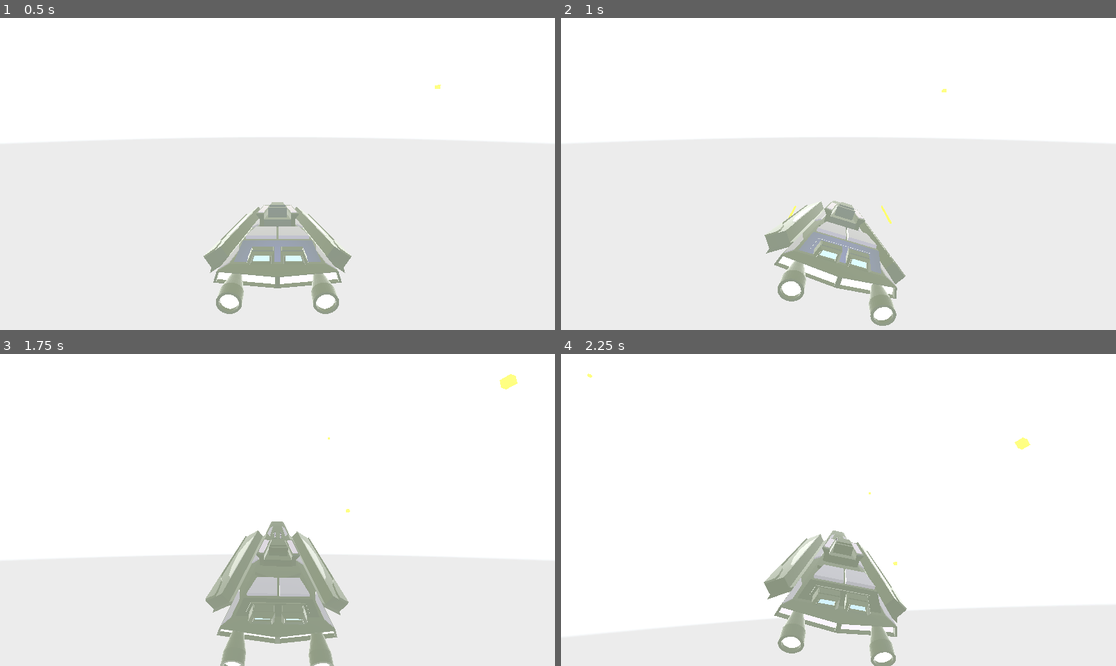
Above: before the commit, frames 1-4 (two rows, left to right).
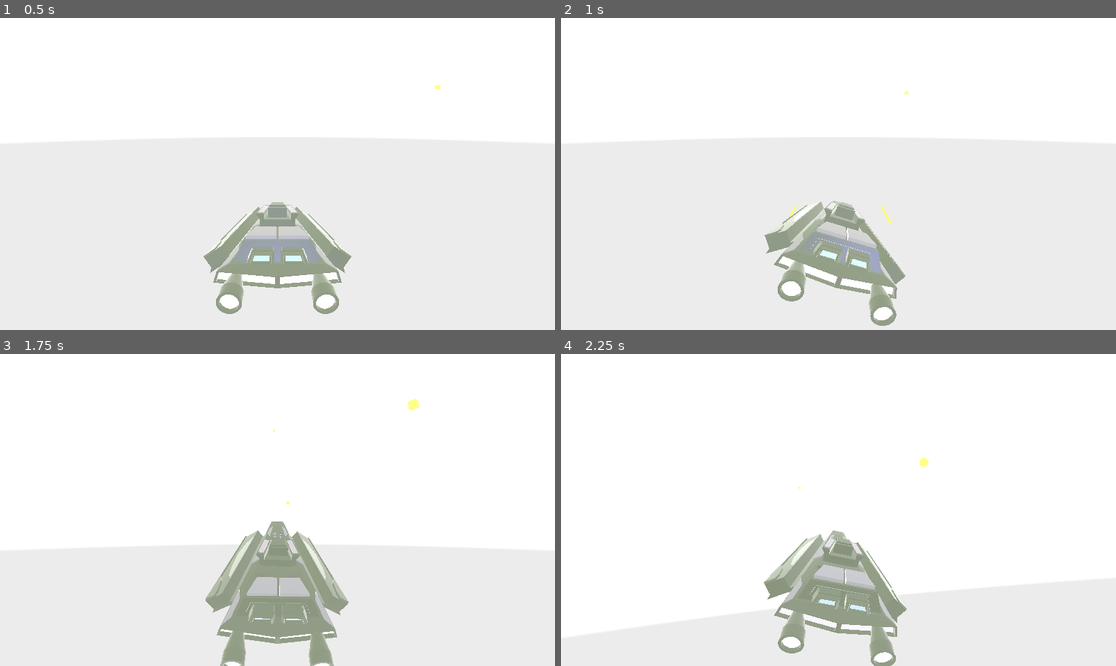
Above: after the commit, the same moments.

Repository: fixitman/g-multi
Game: Godot game, scene res://scenes/3d.tscn
The game is run twice, just before and just after one commit, with the same random seed, the same clock (stepped at 60 frames per second) and the same inputs. The engine's default icon, where the game draws it, is replaced by a stand-in: a white triangle on a blue panel in a dark square. A sky picture missing from this copy of the repository is replaced by a grey-blue gradient.
Inputs (mouse positions are in pixels of both pictures, inside the frame that each line leads up to):
- Up to frame 1 (0.5 s): no input
- Up to frame 2 (1 s): tap Enter (ui_accept) at 0.5, 0.77 s; move the mouse to (960, 158) at 0.52 s; hold Right (right) from 0.53 s (still down); hold Space (shoot) from 0.53 s (still down); click (960, 158) at 0.67 s; tap Ctrl (micro, bound only after the commit) at 0.8 s
- Up to frame 3 (1.75 s): move the mouse to (166, 525) at 1.27 s; release Right (right) at 1.28 s; release Space (shoot) at 1.28 s; hold Down (down) from 1.28 s (still down); tap Ctrl (micro, bound only after the commit) at 1.35 s; tap Enter (ui_accept) at 1.52 s; tap Space (shoot) at 1.55 s
- Up to frame 4 (2.25 s): move the mouse to (894, 441) at 2.02 s; release Down (down) at 2.03 s; hold Right (right) from 2.03 s (still down); hold Space (shoot) from 2.03 s (still down)

Frame 1 is identical in both runs. In frame 2, less than 0.1% of the frame differs, in the area x 56-70%, y 22-82%; in frame 3, 0.2%, in the area x 46-94%, y 6-63%; in frame 4, 0.1%.

Commit message:
added lock box and micro control

Diff:
--- a/project.godot
+++ b/project.godot
@@ -59,3 +59,8 @@
 , Object(InputEventMouseButton,"resource_local_to_scene":false,"resource_name":"","device":-1,"window_id":0,"alt_presse …(244 unchanged characters)…
 ]
 }
+micro={
+"deadzone": 0.2,
+"events": [Object(InputEventKey,"resource_local_to_scene":false,"resource_name":"","device":-1,"window_id":0,"alt_pressed":false,"shift_pressed":false,"ctrl_pressed":false,"meta_pressed":false,"pressed":false,"keycode":0,"physical_keycode":4194326,"key_label":0,"unicode":0,"location":0,"echo":false,"script":null)
+]
+}
--- a/scenes/3d.tscn
+++ b/scenes/3d.tscn
@@ -43,4 +43,4 @@
 [node name="Range_Finder" type="Node3D" parent="ship"]
 script = ExtResource("5_kyai6")
 
-[node name="Control" parent="." instance=ExtResource("4_yhftu")]
+[node name="hud" parent="." instance=ExtResource("4_yhftu")]
--- a/scenes/hud.tscn
+++ b/scenes/hud.tscn
@@ -1,4 +1,7 @@
-[gd_scene format=3 uid="uid://d23wigjk32nb3"]
+[gd_scene load_steps=3 format=3 uid="uid://d23wigjk32nb3"]
+
+[ext_resource type="Script" uid="uid://bcou8avgm765q" path="res://scripts/hud.gd" id="1_oo0fn"]
+[ext_resource type="Script" uid="uid://bnlkxqim5bv8g" path="res://scripts/color_rect.gd" id="2_5ysmq"]
 
 [node name="Control" type="Control"]
 layout_mode = 3
@@ -7,6 +10,7 @@
 anchor_bottom = 1.0
 grow_horizontal = 2
 grow_vertical = 2
+script = ExtResource("1_oo0fn")
 
 [node name="ColorRect" type="ColorRect" parent="."]
 layout_mode = 1
@@ -21,3 +25,13 @@
 offset_bottom = -89.0
 grow_horizontal = 2
 grow_vertical = 2
+script = ExtResource("2_5ysmq")
+
+[node name="lock_indicator" type="ColorRect" parent="."]
+visible = false
+layout_mode = 0
+offset_left = 554.0
+offset_top = 214.0
+offset_right = 594.0
+offset_bottom = 254.0
+color = Color(0.694118, 0.235294, 0.14902, 0.65098)
--- a/scenes/ship.tscn
+++ b/scenes/ship.tscn
@@ -7,11 +7,12 @@
 size = Vector3(18, 10, 30)
 
 [sub_resource type="SphereShape3D" id="SphereShape3D_2gnfn"]
-radius = 1.0
+radius = 10.0
 
 [node name="ship" type="CharacterBody3D"]
 transform = Transform3D(25, 0, 0, 0, 25, 0, 0, 0, 25, 0, 0, 0)
 script = ExtResource("1_2gnfn")
+yaw_rate = -50
 fire_rate = 5.0
 
 [node name="visual" type="Node3D" parent="."]
--- a/scripts/3d.gd
+++ b/scripts/3d.gd
@@ -1,5 +1,6 @@
 extends Node3D
 @onready var world_environment = $WorldEnvironment
+@onready var hud: Control = $hud
 
 const BOX = preload("res://scenes/box.tscn")
 @export var boxcount = 20
@@ -20,3 +21,6 @@
 # Called every frame. 'delta' is the elapsed time since the previous frame.
 func _process(_delta):
 	pass
+
+func lock(lock: bool):
+	hud.lock(lock)
--- /dev/null
+++ b/scripts/color_rect.gd
@@ -0,0 +1 @@
+extends ColorRect
--- /dev/null
+++ b/scripts/hud.gd
@@ -0,0 +1,8 @@
+extends Control
+
+
+@onready var lock_indicator: ColorRect = $lock_indicator
+
+
+func lock(locked: bool):
+	lock_indicator.visible = locked
--- a/scripts/ship.gd
+++ b/scripts/ship.gd
@@ -1,6 +1,7 @@
 extends CharacterBody3D
 @onready var camera = %Camera3D
 @onready var shoot_cast = $shoot_cast
+@onready var _3d: Node3D = $".."
 
 
 @onready var visual = $visual
@@ -25,6 +26,7 @@
 @export var bullet_range = 5000
 
 var firing = false
+var micro = 1
 
 # Called when the node enters the scene tree for the first time.
 func _ready():
@@ -34,6 +36,7 @@
 
 # Called every frame. 'delta' is the elapsed time since the previous frame.
 func _process(_delta):
+	_3d.lock(shoot_cast.is_colliding())
 	pass
 
 
@@ -41,9 +44,14 @@
 func _physics_process(delta):
 	var yaw = Input.get_axis("left","right")
 	var pitch = Input.get_axis("up","down")
+	if Input.is_action_pressed("micro"):
+		micro = .2
+	else:
+		micro = 1
 
-	rotate_object_local(Vector3(0,1,0),deg_to_rad(yaw) * yaw_rate * delta)
-	rotate_object_local(Vector3(1,0,0),deg_to_rad(pitch) * pitch_rate * delta)
+
+	rotate_object_local(Vector3(0,1,0),deg_to_rad(yaw) * yaw_rate * micro * delta)
+	rotate_object_local(Vector3(1,0,0),deg_to_rad(pitch) * pitch_rate * micro * delta)
 	#visual effect only
 	if Input.is_action_pressed("left"):
 		visual.rotation_degrees.z = lerp(visual.rotation_degrees.z, max_roll_deg, bank_rate * delta )
@@ -60,6 +68,9 @@
 	else:
 		visual.rotation_degrees.x = lerp(visual.rotation_degrees.x, 0.0, vroll_rate * delta )
 	clamp(visual.rotation_degrees.x,-max_roll_deg, max_roll_deg)
+
+
+
 
 	if Input.is_action_pressed("shoot") and not firing:
 		$firing_timeout.wait_time = 1 / fire_rate
Not shown, added: scripts/color_rect.gd.uid
Not shown, added: scripts/hud.gd.uid
